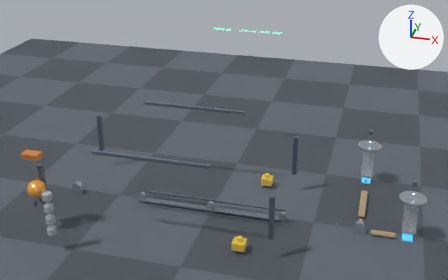
Renders of the Blender file PickLine/twin/PickLine_Twin.blend from each side of a commit.
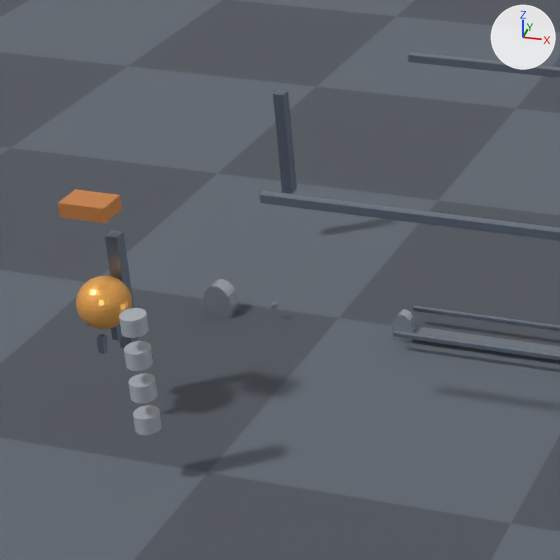
Old and new are each drawn from a 50 mm lens placed at (4.09, -6.02, 4.49), pointed at (2.33, 0.49, 1.35) and again close up on the part from 0% to 44% of the width and 30% to 100% of the height. Arrows for +X, +Y and +Z are at upper right; the lights stay in place. The last two pictures show the newer version.

Names of what the first close-up shows: 'Belt', 'Carriage', 'Floor', 'Post_0.0_0.1', 'Post_0.0_1.9', 'RailY0', 'RailY2', 'ToolHead', 'TowerBlue', 'TowerGreen', 'TowerRed', 'TowerYellow' and 7 more.
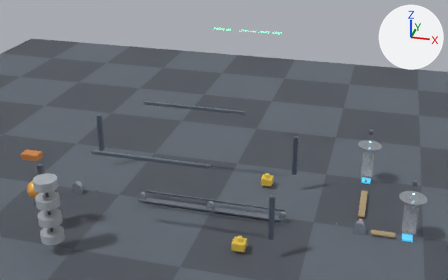
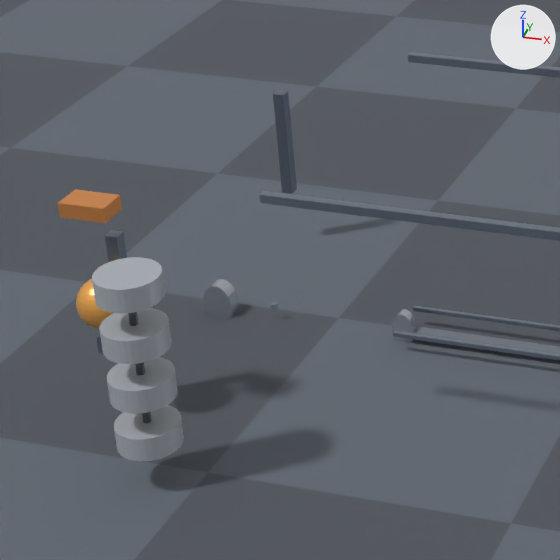
Location of each change, (x1, y1, x2, y2) in pixels of the close-ups (560 x 560 px):
'TowerRed', moved, rescaled (139% wider, 84% taller): before (119, 308, 149, 338); after (92, 257, 165, 313)
'TowerYellow', moved, rescaled (143% wider, 84% taller): before (124, 341, 153, 371); after (99, 308, 171, 364)
'TowerBlue', recoloured, reshaped, moved, rescaled (137% wider, 84% taller): before (133, 405, 162, 435); after (114, 405, 184, 461)
'TowerGreen', moved, rescaled (140% wider, 84% taller): before (128, 373, 157, 403); after (107, 357, 178, 413)
'TowerPole', added: after (128, 312, 152, 423)
'ToolHead', unchanged, covered by the edit: before (76, 276, 132, 329); after (76, 279, 113, 329)

What changed in the scene script:
```text
Add mat_towerpole:
    mat_towerpole = principled_material('TowerPole')
    mat_towerpole.base_color = (0.1, 0.11, 0.13)  # dark grey #595d65
    mat_towerpole.metallic = 0.7
    mat_towerpole.roughness = 0.35
Change me_cylinder_011:
    where me_cylinder_011.from_pydata(...)  # 64 vertices, 34 faces; spans x -1.0..1.0, y -1.0..1.0, z -0.5..0.5
    remove me_cylinder_011.materials.append(mat_lightblue)  # grey #aaafb6
    add me_cylinder_011.materials.append(mat_towerpole)  # dark grey #595d65
Change ob_towerblue:
    ob_towerblue: bpy.data.objects.new('TowerBlue', me_cylinder_011) -> bpy.data.objects.new('TowerBlue', me_cylinder_012)
    ob_towerblue.location: (0.4, -0.4, 0.3) -> (0.4, -0.4, 0.24)
    ob_towerblue.scale: (0.055, 0.055, 0.08) -> (0.14, 0.14, 0.11)
Change ob_towergreen:
    ob_towergreen.location: (0.4, -0.4, 0.46) -> (0.4, -0.4, 0.48)
    ob_towergreen.scale: (0.055, 0.055, 0.08) -> (0.14, 0.14, 0.11)
Change ob_toweryellow:
    ob_toweryellow.location: (0.4, -0.4, 0.62) -> (0.4, -0.4, 0.72)
    ob_toweryellow.scale: (0.055, 0.055, 0.08) -> (0.14, 0.14, 0.11)
Change ob_towerred:
    ob_towerred.location: (0.4, -0.4, 0.78) -> (0.4, -0.4, 0.96)
    ob_towerred.scale: (0.055, 0.055, 0.08) -> (0.14, 0.14, 0.11)
Add ob_towerpole:
    ob_towerpole = bpy.data.objects.new('TowerPole', me_cylinder_011)
    ob_towerpole.location = (0.4, -0.4, 0.56)
    ob_towerpole.scale = (0.018, 0.018, 0.56)
```
